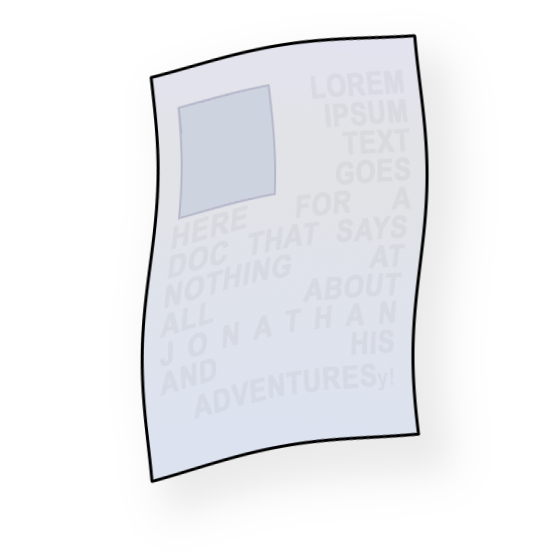
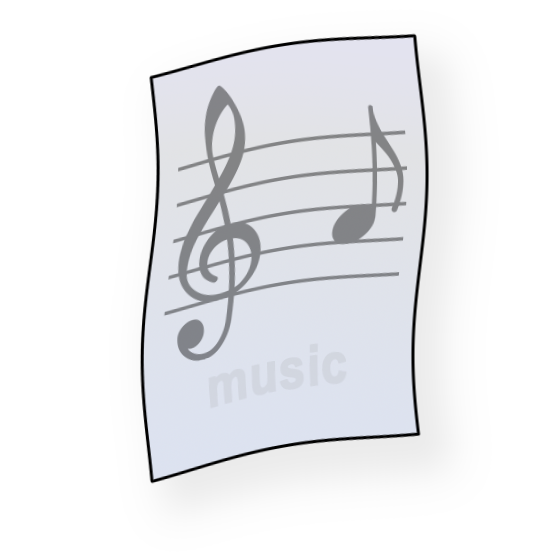
Revision of a layered 560 × 560 image; what changed, layer by layer:
added layer "music" above "UNKNOWN" over [159, 69, 411, 419]
hid "DOC-final" over [159, 69, 411, 419]
